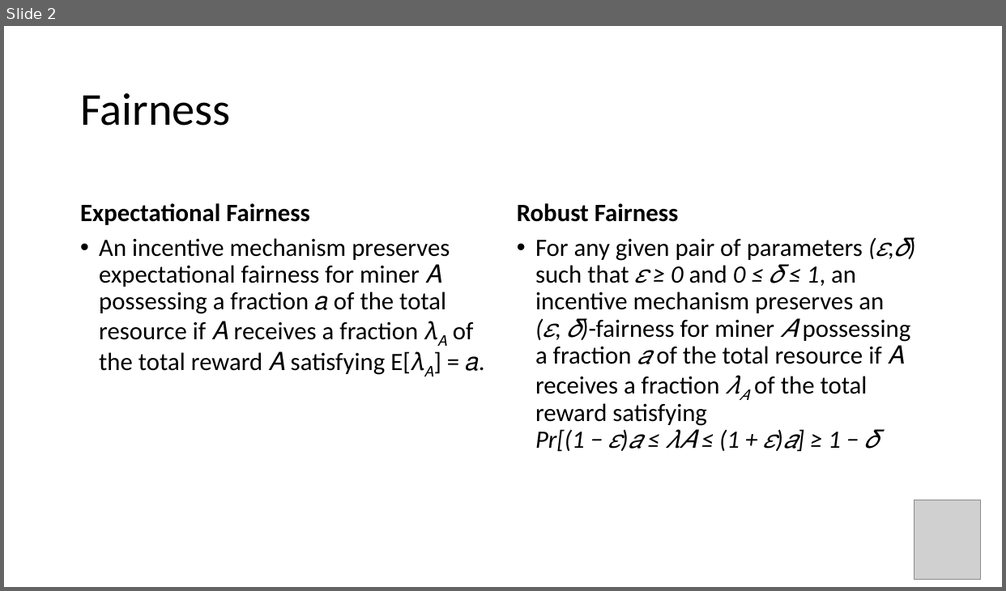
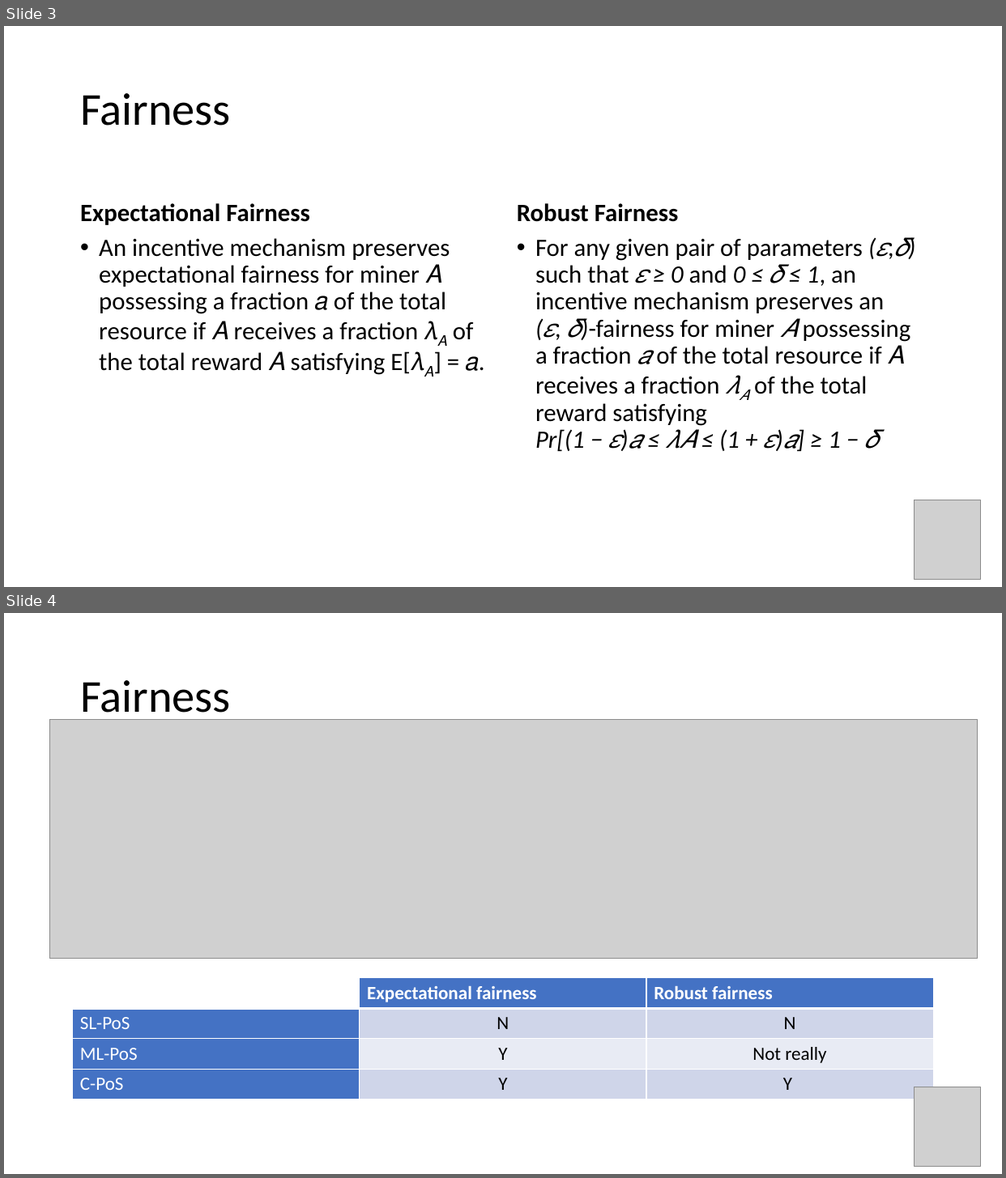
Before and after one commit to DAT650-2022/DAT650-Fairness-Analysis-for-Blockchain-Incentives, a slide deck: intro_pres.pptx. Shown one above the other, each under a label of ours: slide 2 before the commit, slides 3 and 4 after it. The pictures are 1006x591 and 1006x1178 pixels, drawn with LibreOffice and Linux fonts; fonts in the diff are those of the drawing; grey boxes stand for pictures. Boxes give left, top, right and bottom in pixels: in the first picture for what was removed or moved away, otherwise in the second. Text is boxed around its words. In the diff, an @@ line names an element or a change of style, - is before the commit and + after.

```diff
--- a/intro_pres.pptx
+++ b/intro_pres.pptx
@@ slide 4 added at (4,613,1002,1174), background #FFFFFF @@
@@ title added at (80,680,231,722), 44 pt, text #000000 @@
+Fairness
@@ picture added at (49,719,978,958) @@
@@ table added at (73,978,933,1100), 4 rows, 3 columns @@
+SL-PoS | Expectational fairness | Robust fairness
+SL-PoS | N | N
+ML-PoS | Y | Not really
+C-PoS | Y | Y
@@ picture added at (914,1088,981,1167) @@
@@ what was slide 2 is now slide 3 @@
```
Also in this commit, not shown: 6 slides changed.
